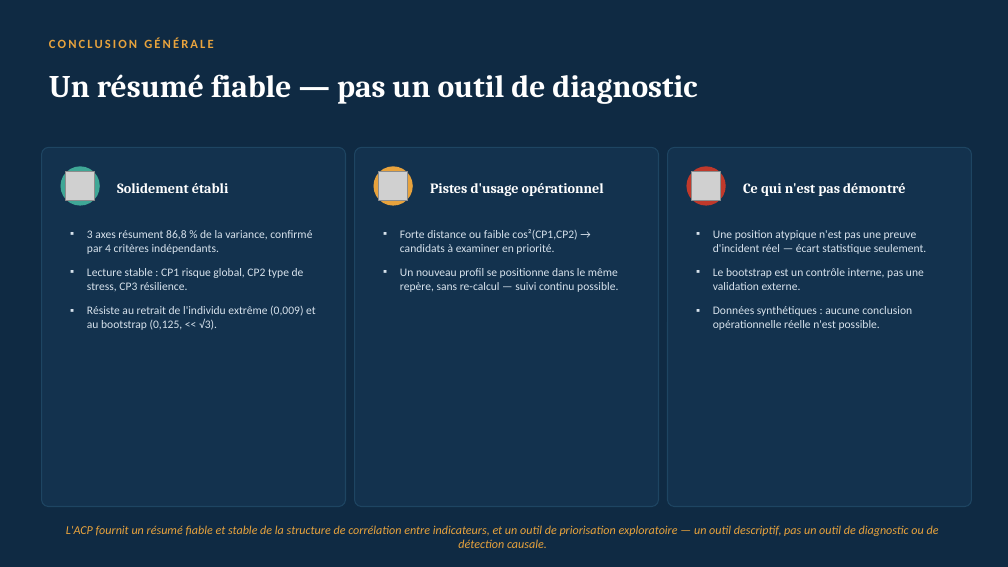
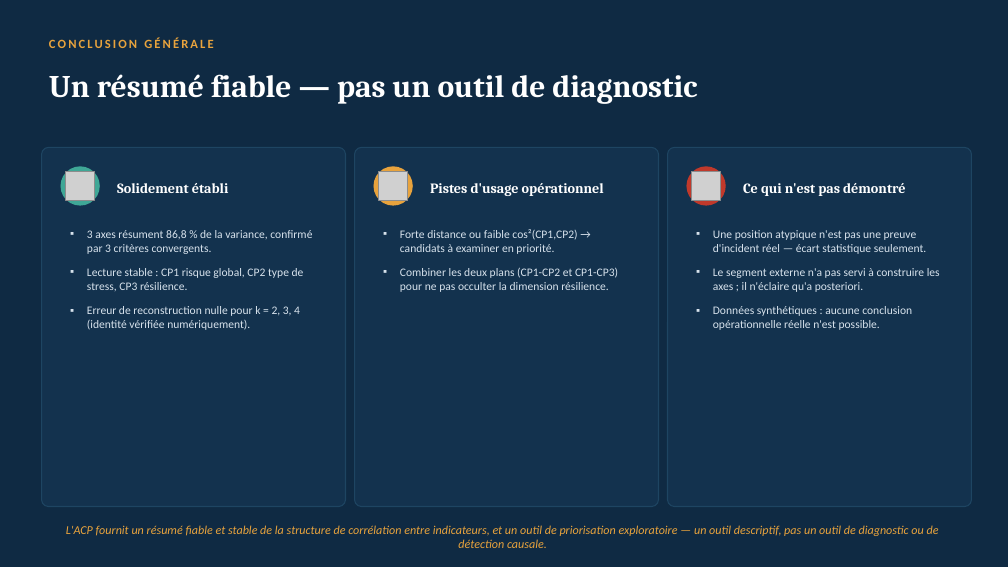
Before and after one commit to abdoulxx/datacamp-II, a slide deck: slide 12 of livrables/ACP_Audit_Serveurs.pptx (slide 18 before the commit). Drawn at 1008x567 pixels with LibreOffice and Linux fonts; fonts in the diff are those of the drawing; grey boxes stand for pictures. Boxes give left, top, right and bottom in pixels: in the first picture for what was removed or moved away, otherwise in the second. Text is boxed around its words. In the diff, an @@ line names an element or a change of style, - is before the commit and + after.

Commit message:
Retire les questions d'approfondissement (10-16) du notebook, du rapport et du powerpoint
Le notebook, le rapport Word et la presentation ne couvrent plus que les
questions 1-9 (corps du sujet). Le powerpoint a ete edite a partir du
deck original pour conserver son design (cartes, icones, pied de page)
plutot que d'etre regenere depuis zero.

```diff
--- a/livrables/ACP_Audit_Serveurs.pptx
+++ b/livrables/ACP_Audit_Serveurs.pptx
@@ text at (87,230,312,254): text changed @@
-▪ 3 axes résument 86,8 % de la variance, confirmé par 4 critères indépendants.
+▪ 3 axes résument 86,8 % de la variance, confirmé par 3 critères convergents.
@@ text at (400,268,618,292): text changed @@
-▪ Un nouveau profil se positionne dans le même repère, sans re-calcul — suivi continu possible.
+▪ Combiner les deux plans (CP1-CP2 et CP1-CP3) pour ne pas occulter la dimension résilience.
@@ text at (713,268,940,292): text changed @@
-▪ Le bootstrap est un contrôle interne, pas une validation externe.
+▪ Le segment externe n'a pas servi à construire les axes ; il n'éclaire qu'a posteriori.
@@ text at (87,306,300,330): text changed @@
-▪ Résiste au retrait de l'individu extrême (0,009) et au bootstrap (0,125, << √3).
+▪ Erreur de reconstruction nulle pour k = 2, 3, 4 (identité vérifiée numériquement).
```
Also in this commit, not shown: 1 other slide changed, 6 slides removed, 4 other files.
